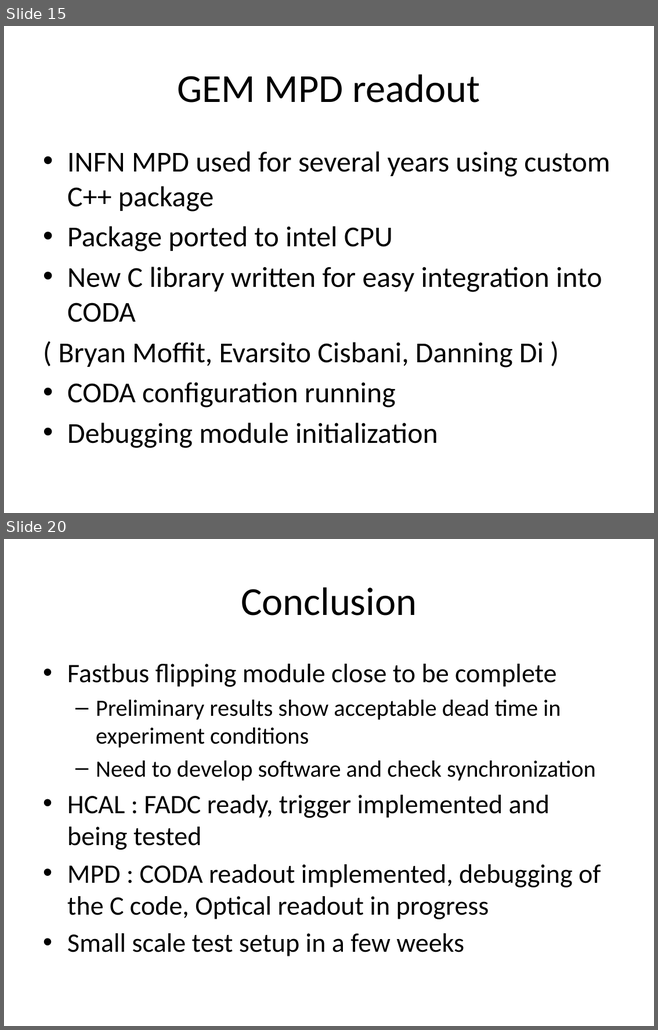
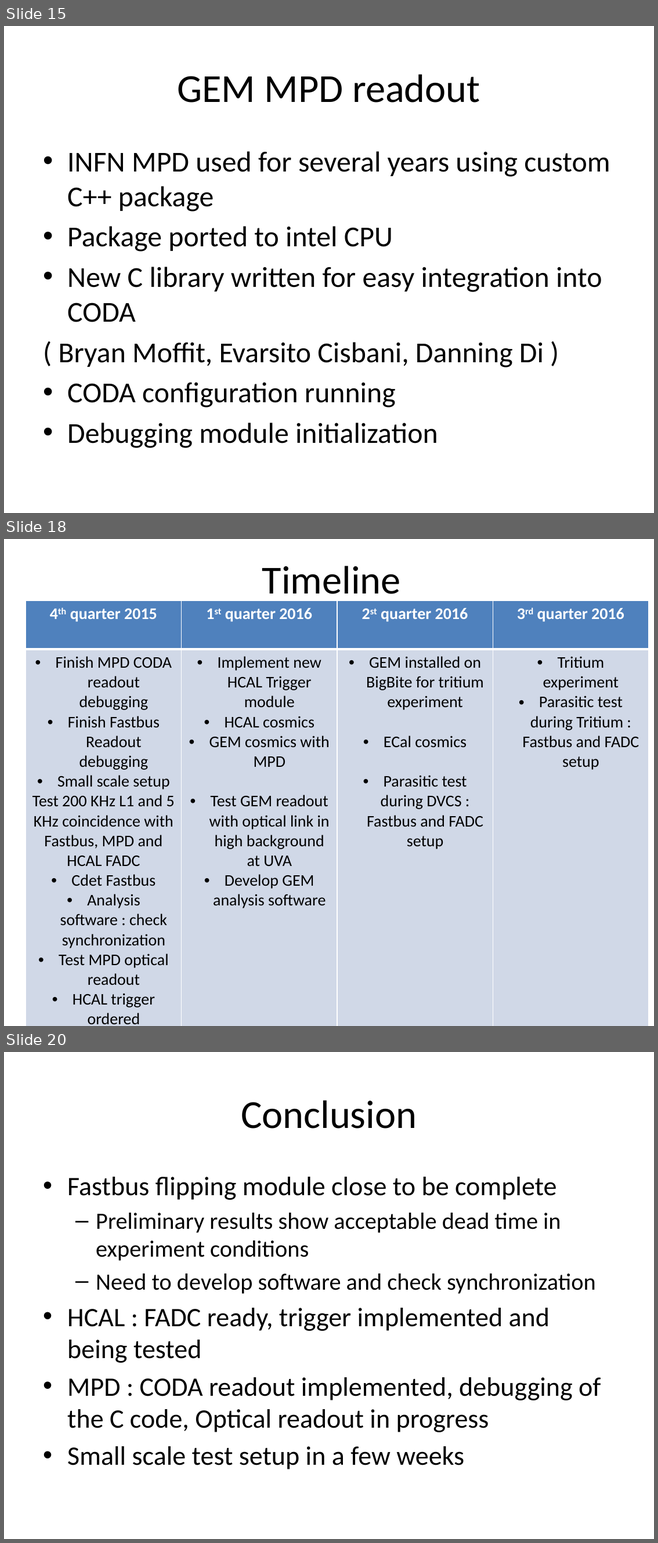
Before and after one commit to bmoffit/sbsdaq, a slide deck: 2015_DOE_Review/SuperBigBite DAQ update-Oct-20-2015.pptx. Shown one above the other, each under a label of ours: slides 15 and 20 before the commit, slides 15, 18 and 20 after it; the slides between them are not shown. The pictures are 658x1030 and 658x1543 pixels, drawn with LibreOffice and Linux fonts; fonts in the diff are those of the drawing. Boxes give left, top, right and bottom in pixels: in the first picture for what was removed or moved away, otherwise in the second. Text is boxed around its words. In the diff, an @@ line names an element or a change of style, - is before the commit and + after.

```diff
--- a/2015_DOE_Review/SuperBigBite DAQ update-Oct-20-2015.pptx
+++ b/2015_DOE_Review/SuperBigBite DAQ update-Oct-20-2015.pptx
@@ slide 18 added at <box>4,539,654,1026</box>, background #FFFFFF @@
@@ title added at <box>262,566,401,603</box>, 44 pt, text #000000 @@
+Timeline
@@ table added at <box>25,600,649,1026</box>, 2 rows, 4 columns @@
+4th quarter 2015 | 1st quarter 2016 | 2st quarter 2016 | 3rd quarter 2016
+Finish MPD CODA readout debugging / Finish Fastbus Readout debugging / Small scale setup / Test 200 KHz L1 and 5 KHz coincidence with Fastbus, MPD and HCAL FADC / Cdet Fastbus / Analysis software : check synchronization / Test MPD optical readout / HCAL trigger ordered | Implement new HCAL Trigger module / HCAL cosmics / GEM cosmics with MPD / Test GEM readout with optical link in high background at UVA / Develop GEM analysis software | GEM installed on BigBite for tritium experiment / ECal cosmics / Parasitic test during DVCS : Fastbus and FADC setup | Tritium experiment / Parasitic test during Tritium : Fastbus and FADC setup
```
Also in this commit, not shown: 6 slides changed, 1 other slide added, 2 slides removed.
